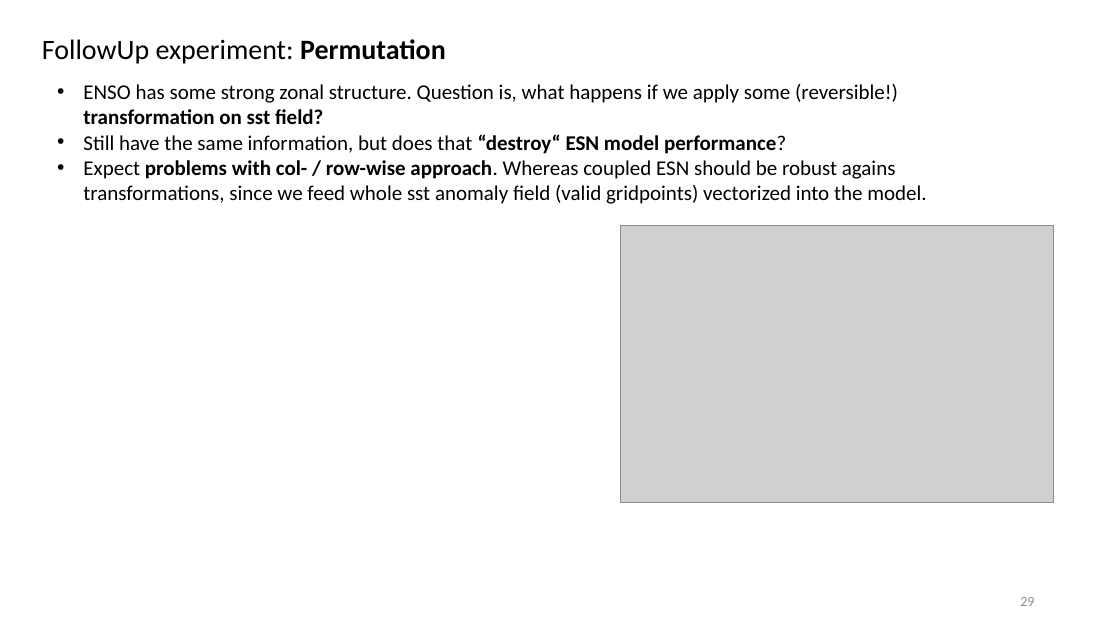
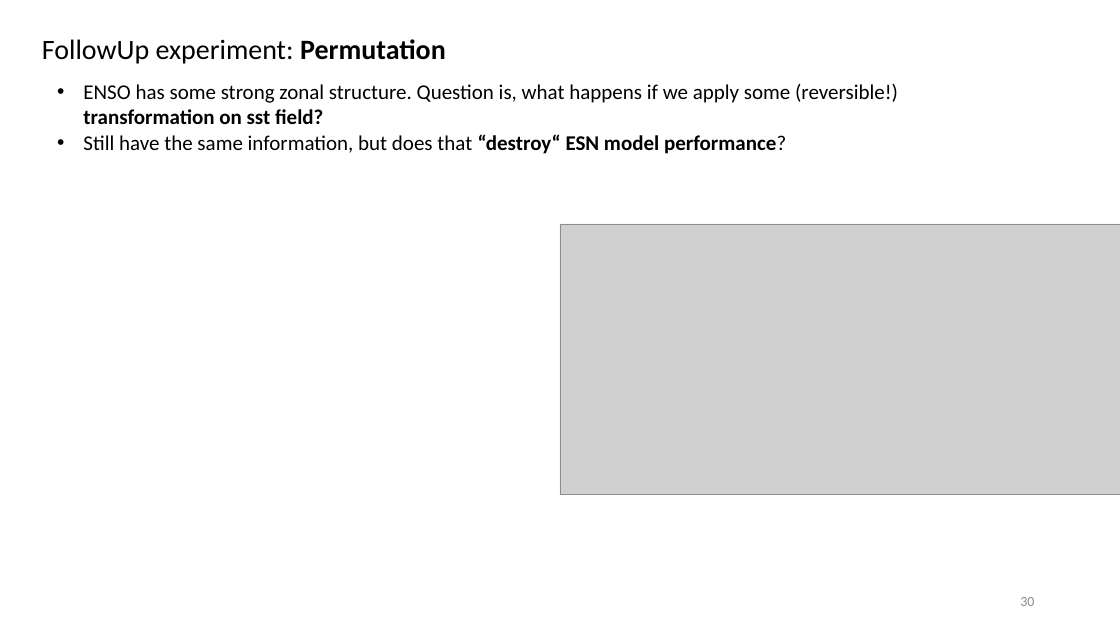
Before and after one commit to MarcoLandtHayen/EchoStateNetworks, a slide deck: slide 30 of ESN_ClassificationLRP_ENSO_OD-Talk.pptx (slide 29 before the commit). Drawn at 1120x630 pixels with LibreOffice and Linux fonts; fonts in the diff are those of the drawing; grey boxes stand for pictures. Boxes give left, top, right and bottom in pixels: in the first picture for what was removed or moved away, otherwise in the second. Text is boxed around its words. In the diff, an @@ line names an element or a change of style, - is before the commit and + after.

```diff
--- a/ESN_ClassificationLRP_ENSO_OD-Talk.pptx
+++ b/ESN_ClassificationLRP_ENSO_OD-Talk.pptx
@@ text at [83, 160, 926, 204]: paragraph removed @@
-• Expect problems with col- / row-wise approach. Whereas coupled ESN should be robust agains transformations, since we feed whole sst anomaly field (valid gridpoints) vectorized into the model.
@@ picture: place and size @@
-picture at [620, 226, 1053, 502]
+picture at [560, 224, 1120, 495]
@@ page number at [1020, 597, 1034, 606]: text changed @@
-29
+30
```
Also in this commit, not shown: 18 other slides changed, 2 slides added, 1 slide removed.
